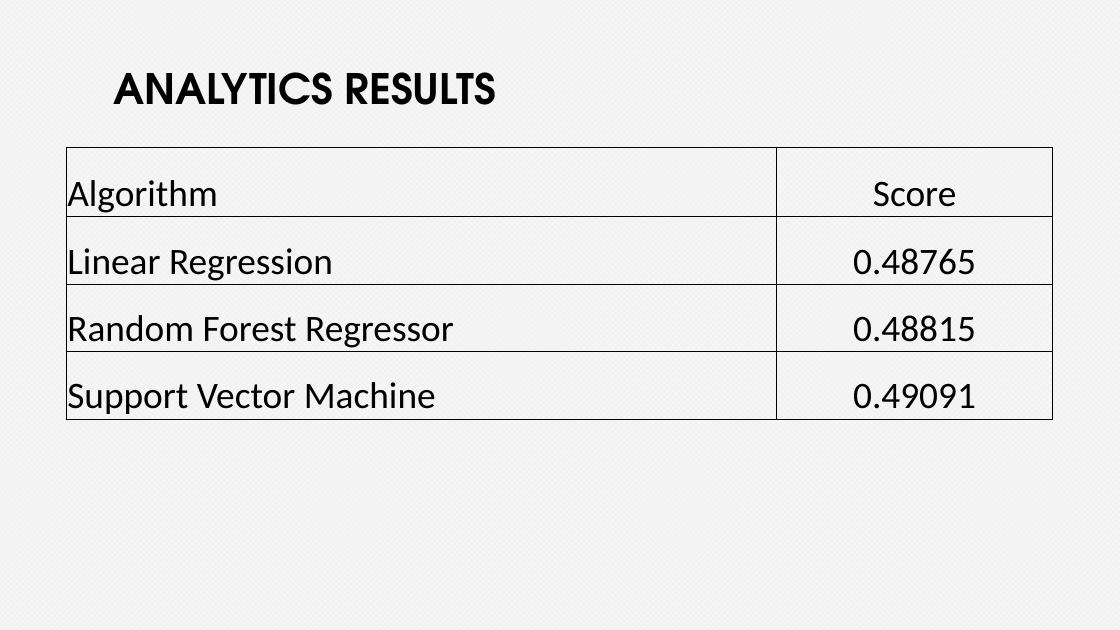
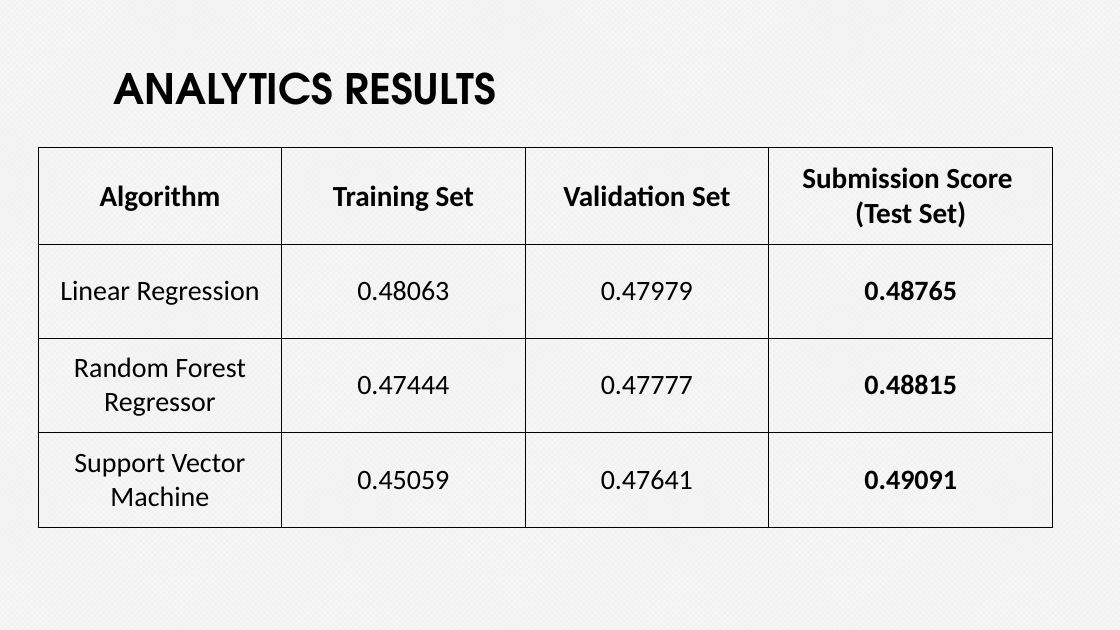
Before and after one commit to Iolaum/Phi1337, a slide deck: slide 8 of Presentation.pptx. Drawn at 1120x630 pixels with LibreOffice and Linux fonts; fonts in the diff are those of the drawing. Boxes give left, top, right and bottom in pixels: in the first picture for what was removed or moved away, otherwise in the second. Text is boxed around its words. In the diff, an @@ line names an element or a change of style, - is before the commit and + after.

```diff
--- a/Presentation.pptx
+++ b/Presentation.pptx
@@ table at [38, 148, 1053, 527] @@
-column 2: Score | 0.48765 | 0.48815 | 0.49091
+column 2: Training Set | 0.48063 | 0.47444 | 0.45059
+column 3: Validation Set | 0.47979 | 0.47777 | 0.47641
+column 4: Submission Score / (Test Set) | 0.48765 | 0.48815 | 0.49091
@@ table: place and size @@
-table at [66, 148, 1053, 419]
+table at [38, 148, 1053, 527]
```
Also in this commit, not shown: 2 other slides changed.
